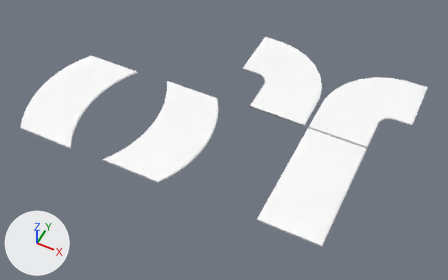
What one commit did to the FBX model RaceGame/Assets/Misho/Assets/Roads/Roads/Roads.fbx.
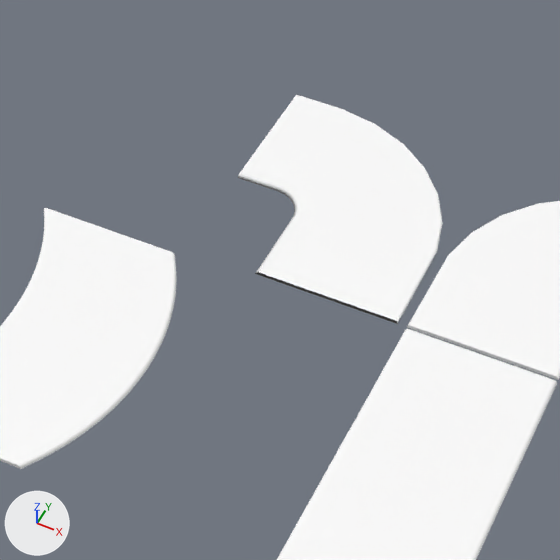
There are two pictures of each version: one whole from a 50 mm lens placed at (22.8, -68.4, 89.1), pointed at (-14.8, 6.8, -4.8), one close up on the part from 33% to 82% of the width and 0% to 78% of the height. Arrows for +X, +Y and +Z are at lower left; the lights stay in place. Where no turn or scale is listed for an object, it has been applied to the vertices.

In view in the first close-up: 'L_RoadTurn', 'R_RoadTurn', 'RoadStraight', 'RoadSwirl_01'.
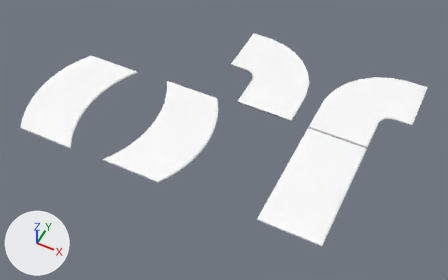
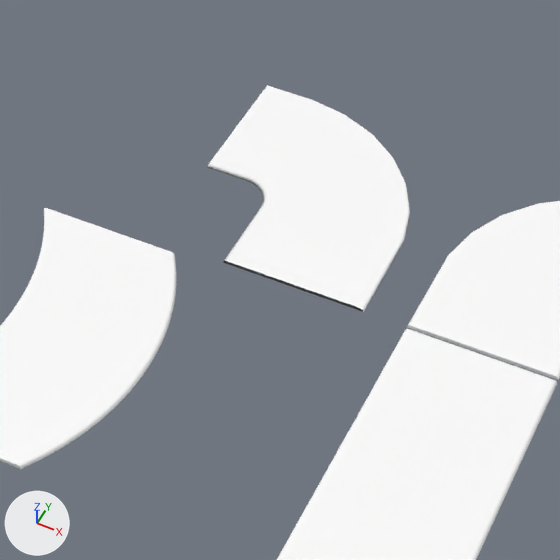
Commit message: Roads fix

Where the newer file only moved an object's origin or applied its transform, the numbers keep the older frame.

Pixel boxes (x1, y1, x2, y2) of what changed, in the close-ups (560 x 560 px):
'L_RoadTurn', mesh moved: before (238, 95, 443, 324); after (208, 85, 410, 312)

What changed in the scene script:
```text
Change me_mesh_004:
    where me_mesh_004.from_pydata(...)  # 423 vertices, 396 faces; spans x -4549.3..-4531.2, y -2483.0..-2461.4, z -1.1..-0.8
    used by ob_l_roadturn; location = (4530.8, 2496.37, 1.0)
    me_mesh_004 part 1: the whole mesh is moved by (-2.8, 0.0, 0.0)
```
